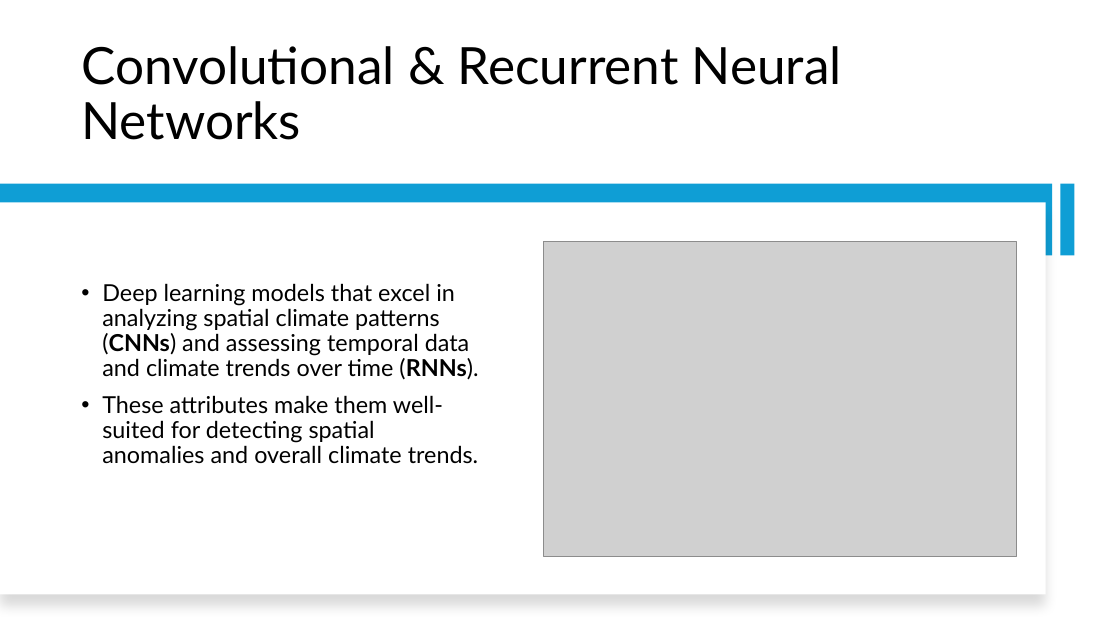
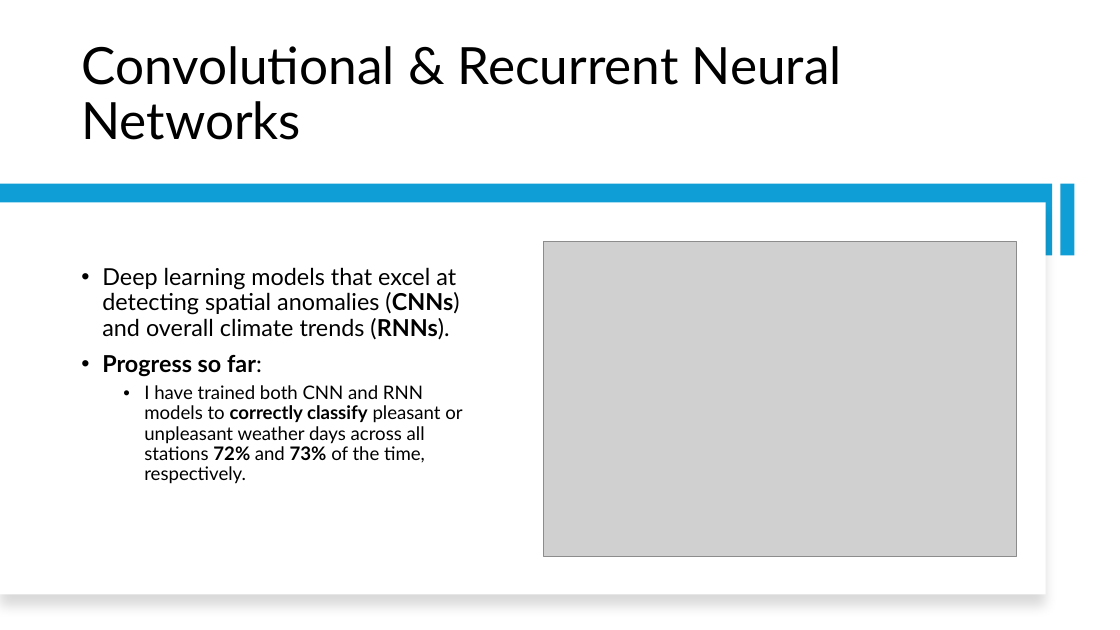
Before and after one commit to john-phil/ClimateWins-Unsupervised-ML, a slide deck: slide 6 of Project Overview/ClimateWins Final Presentation.pptx. Drawn at 1120x630 pixels with LibreOffice and Linux fonts; fonts in the diff are those of the drawing; grey boxes stand for pictures. Boxes give left, top, right and bottom in pixels: in the first picture for what was removed or moved away, otherwise in the second. Text is boxed around its words. In the diff, an @@ line names an element or a change of style, - is before the commit and + after.

```diff
--- a/Project Overview/ClimateWins Final Presentation.pptx
+++ b/Project Overview/ClimateWins Final Presentation.pptx
@@ text at (x1=102, y1=267, x2=462, y2=484): text changed; size 20 to 16 pt @@
-• Deep learning models that excel in analyzing spatial climate patterns (CNNs) and assessing temporal data and climate trends over time (RNNs).
-• These attributes make them well-suited for detecting spatial anomalies and overall climate trends.
+• Deep learning models that excel at detecting spatial anomalies (CNNs) and overall climate trends (RNNs).
+• Progress so far:
+  • I have trained both CNN and RNN models to correctly classify pleasant or unpleasant weather days across all stations 72% and 73% of the time, respectively.
```
Also in this commit, not shown: 7 other slides changed, 1 slide added, 2 slides removed.
